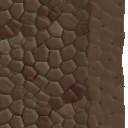
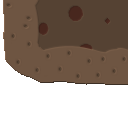
Layered file, before and after one edit (128x128). Changes by layer:
hid "16_right", moved it into group "Destructibles" over [0, 0, 125, 128]
added layer "17_left" in group "BlocPlatform" over [3, 0, 128, 85]
